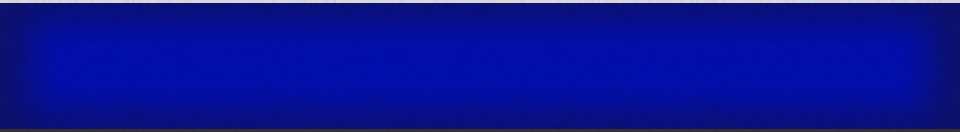
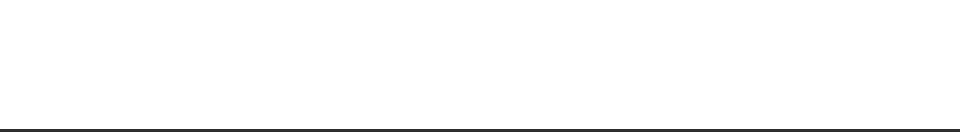
Layered file, before and after one edit (960×132). Changes by layer:
added layer "Layer 6" above "Layer 2" over [0,0,960,132]
hid "Layer 2", painted on it over [0,0,960,132]
hid group "Bar" (4 layers) over [0,0,960,132]
